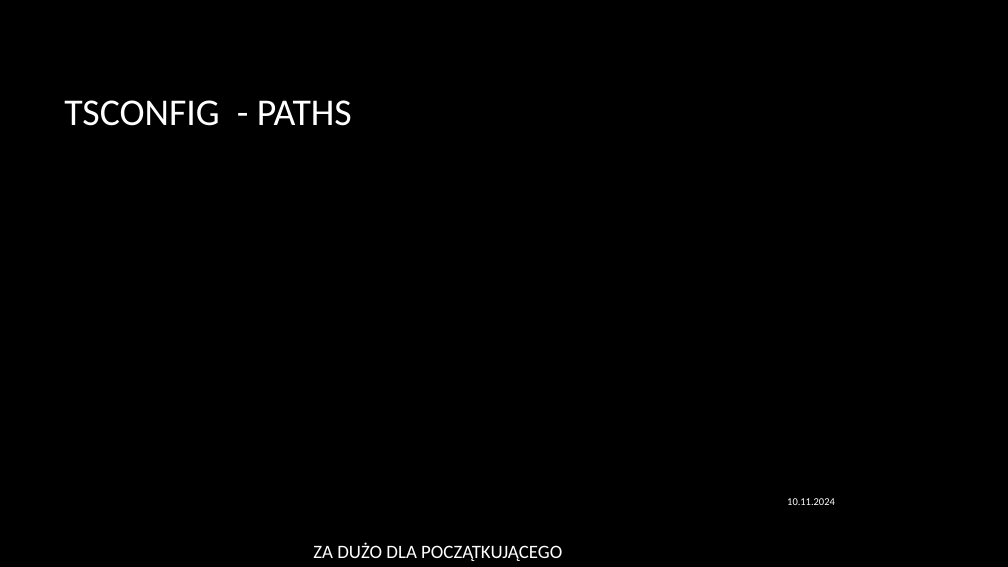
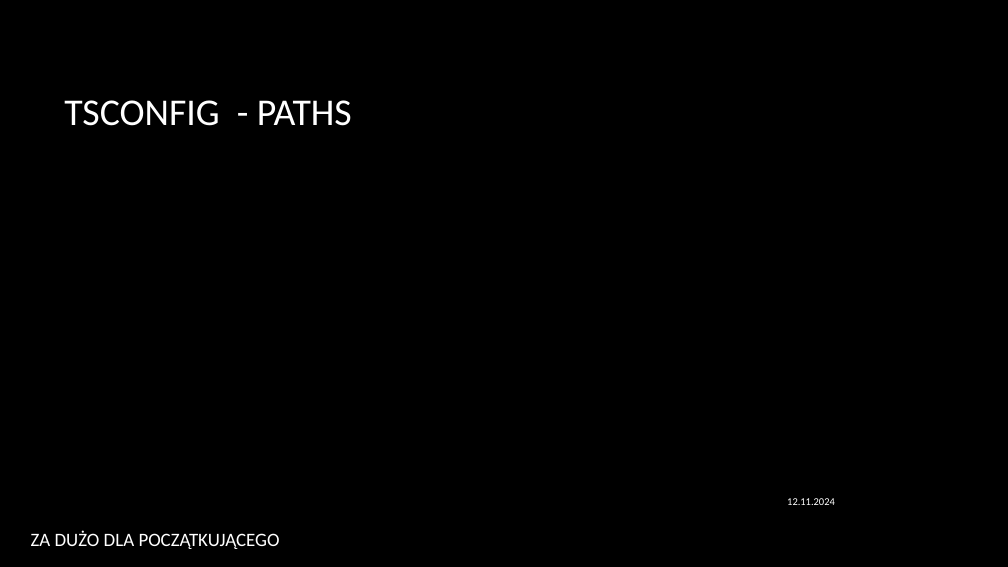
Before and after one commit to RafalSzczuka/angular-course-pfr, a slide deck: slide 63 of prezentacja/Angular beginner.pptx. Drawn at 1008x567 pixels with LibreOffice and Linux fonts; fonts in the diff are those of the drawing; background and template pictures are left out. Boxes give left, top, right and bottom in pixels: in the first picture for what was removed or moved away, otherwise in the second. Text is boxed around its words. In the diff, an @@ line names an element or a change of style, - is before the commit and + after.

```diff
--- a/prezentacja/Angular beginner.pptx
+++ b/prezentacja/Angular beginner.pptx
@@ text at (x1=787, y1=498, x2=835, y2=505): text changed @@
-10.11.2024
+12.11.2024
@@ text "ZA DUŻO DLA POCZĄTKUJĄCEGO" moved from (x1=313, y1=543, x2=562, y2=561) to (x1=31, y1=531, x2=280, y2=549) @@
```
Also in this commit, not shown: 19 other slides changed, 2 slides added, 2 slides removed, 2 other files.
